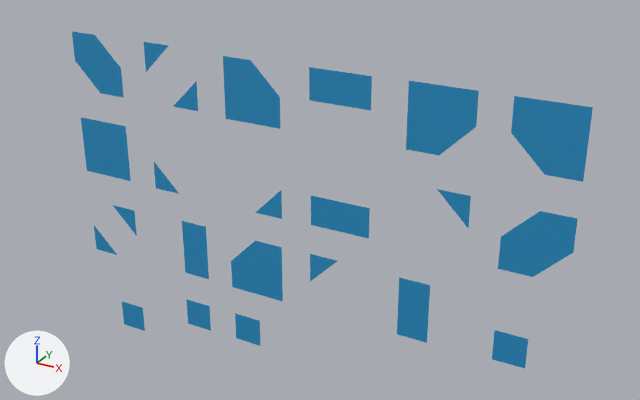
The glTF model assets/ms.glb as it was, and as the next commit left it.
One viewpoint serves both versions: a camera (50 mm lens) standing at (6.16, -10.89, 6.43) and looking at (-0.13, 0.55, 0.71). The lights are fixed; the arrows at lower left show +X, +Y and +Z.

Script lines for the objects in view, before the commit:
```python
ob_case_1 = bpy.data.objects.new('case-1', me_plane_001)
ob_case_1.location = (-2.52, 0.0, 1.03)
ob_case_13 = bpy.data.objects.new('case-13', me_plane_014)
ob_case_13.location = (2.05, 0.0, 2.55)
ob_case_15 = bpy.data.objects.new('case-15', me_plane)
ob_case_15.location = (-4.07, 0.0, 1.05)
ob_case_2 = bpy.data.objects.new('case-2', me_plane_002)
ob_case_2.location = (-1.02, 0.0, 1.01)
ob_case_4 = bpy.data.objects.new('case-4', me_plane_003)
ob_case_4.location = (2.05, 0.0, 1.05)
ob_case_8 = bpy.data.objects.new('case-8', me_plane_004)
ob_case_8.location = (0.49, 0.0, -0.48)
ob_case_m1 = bpy.data.objects.new('case-m1', me_plane_005)
ob_case_m1.location = (3.56, 0.0, -0.46)
ob_case_m2 = bpy.data.objects.new('case-m2', me_plane_007)
ob_case_m2.location = (-4.06, 0.0, -1.98)
ob_case_m4 = bpy.data.objects.new('case-m4', me_plane_006)
ob_case_m4.location = (-1.0, 0.0, -2.0)
# also in view: 'case-11' at (-1.01, 0.0, 2.51); 'case-10-1' at (-4.05, 0.0, 2.55); 'case-9' at (1.78, 0.0, -0.5); 'case-7' at (-1.03, 0.0, -0.49); 'case-10-2' at (-2.53, 0.0, 2.55)
```
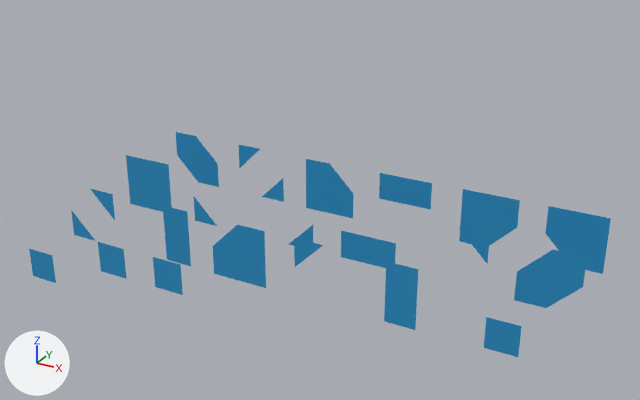
Location of each change, [x1, y1, x2, y2] in pixels of the pictures (640 x 400 px):
'case-14', moved
    before: [511, 96, 593, 182]
    after: [545, 206, 611, 274]
'case-13', moved
    before: [406, 81, 479, 155]
    after: [459, 189, 520, 246]
'case-5', moved
    before: [498, 211, 578, 277]
    after: [514, 250, 587, 308]
'case-11', moved
    before: [223, 56, 280, 129]
    after: [306, 159, 353, 218]
'case-15', moved
    before: [81, 117, 131, 181]
    after: [126, 155, 172, 212]
'case-7', moved
    before: [231, 241, 283, 301]
    after: [213, 225, 266, 288]
'case-12', moved
    before: [309, 67, 372, 110]
    after: [379, 173, 432, 209]
'case-10-1', moved
    before: [72, 31, 124, 98]
    after: [176, 132, 219, 187]
'case-3', moved
    before: [311, 196, 370, 239]
    after: [341, 231, 396, 268]
'case-9', moved
    before: [397, 277, 430, 343]
    after: [384, 261, 418, 330]
'case-6', moved
    before: [182, 221, 209, 279]
    after: [163, 206, 191, 266]
'case-m1', moved
    before: [492, 330, 528, 368]
    after: [484, 317, 522, 357]
'case-m4', moved
    before: [235, 314, 260, 346]
    after: [153, 257, 183, 295]
'case-m3', moved
    before: [186, 299, 211, 331]
    after: [98, 242, 127, 279]
'case-10-2', moved
    before: [144, 42, 198, 111]
    after: [239, 145, 284, 202]
'case-5-2', moved
    before: [94, 205, 137, 255]
    after: [71, 189, 115, 241]
'case-m2', moved
    before: [122, 301, 145, 331]
    after: [29, 249, 56, 283]
'case-4', moved
    before: [437, 189, 471, 228]
    after: [459, 228, 490, 263]
'case-8', moved
    before: [310, 254, 337, 281]
    after: [294, 238, 323, 267]
'case-1', moved
    before: [154, 162, 179, 194]
    after: [194, 197, 217, 226]
'case-2', moved
    before: [255, 191, 282, 219]
    after: [289, 225, 313, 246]

The edits, one by one:
Object 'case-15' (ob_case_15) moves from (-4.07, 0.0, 1.05) to (-4.07, 1.05, 0.0).
Object 'case-1' (ob_case_1) moves from (-2.52, 0.0, 1.03) to (-2.52, 1.03, 0.0).
Object 'case-2' (ob_case_2) moves from (-1.02, 0.0, 1.01) to (-1.02, 1.01, 0.0).
Object 'case-4' (ob_case_4) moves from (2.05, 0.0, 1.05) to (2.05, 1.05, 0.0).
Object 'case-8' (ob_case_8) moves from (0.49, 0.0, -0.48) to (0.49, -0.48, 0.0).
Object 'case-m1' (ob_case_m1) moves from (3.56, 0.0, -0.46) to (3.56, -0.46, 0.0).
Object 'case-m4' (ob_case_m4) moves from (-1.0, 0.0, -2.0) to (-1.0, -2.0, 0.0).
Object 'case-m2' (ob_case_m2) moves from (-4.06, 0.0, -1.98) to (-4.06, -1.98, 0.0).
Object 'case-m3' (ob_case_m3) moves from (-2.53, 0.0, -2.01) to (-2.53, -2.01, 0.0).
Object 'case-9' (ob_case_9) moves from (2.03, 0.0, -0.5) to (2.03, -0.5, 0.0).
Object 'case-3' (ob_case_3) moves from (0.51, 0.0, 1.03) to (0.51, 1.03, 0.0).
Object 'case-6' (ob_case_6) moves from (-2.51, 0.0, -0.47) to (-2.51, -0.47, 0.0).
Object 'case-12' (ob_case_12) moves from (0.49, 0.0, 2.54) to (0.49, 2.54, 0.0).
Object 'case-11' (ob_case_11) moves from (-1.01, 0.0, 2.51) to (-1.01, 2.51, 0.0).
Object 'case-13' (ob_case_13) moves from (2.05, 0.0, 2.55) to (2.05, 2.55, 0.0).
Object 'case-14' (ob_case_14) moves from (3.53, 0.0, 2.55) to (3.53, 2.55, 0.0).
Object 'case-7' (ob_case_7) moves from (-1.03, 0.0, -0.49) to (-1.03, -0.49, 0.0).
Object 'case-10-1' (ob_case_10_1) moves from (-4.05, 0.0, 2.55) to (-4.05, 2.55, 0.0).
Object 'case-5' (ob_case_5) moves from (3.52, 0.0, 1.03) to (3.52, 1.03, 0.0).
Object 'case-10-2' (ob_case_10_2) moves from (-2.53, 0.0, 2.55) to (-2.53, 2.55, 0.0).
Object 'case-5-2' (ob_case_5_2) moves from (-4.05, 0.0, -0.51) to (-4.05, -0.51, 0.0).
